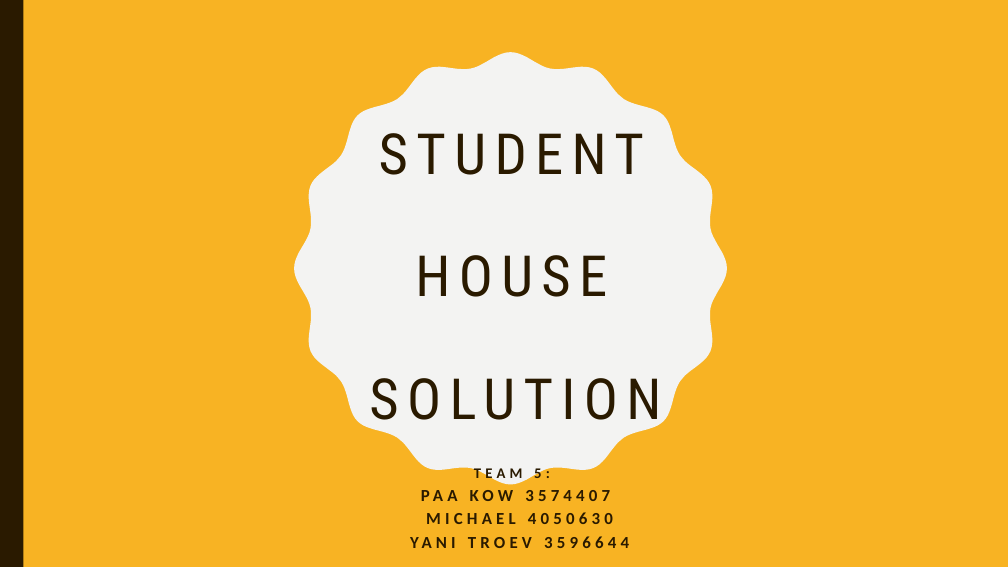
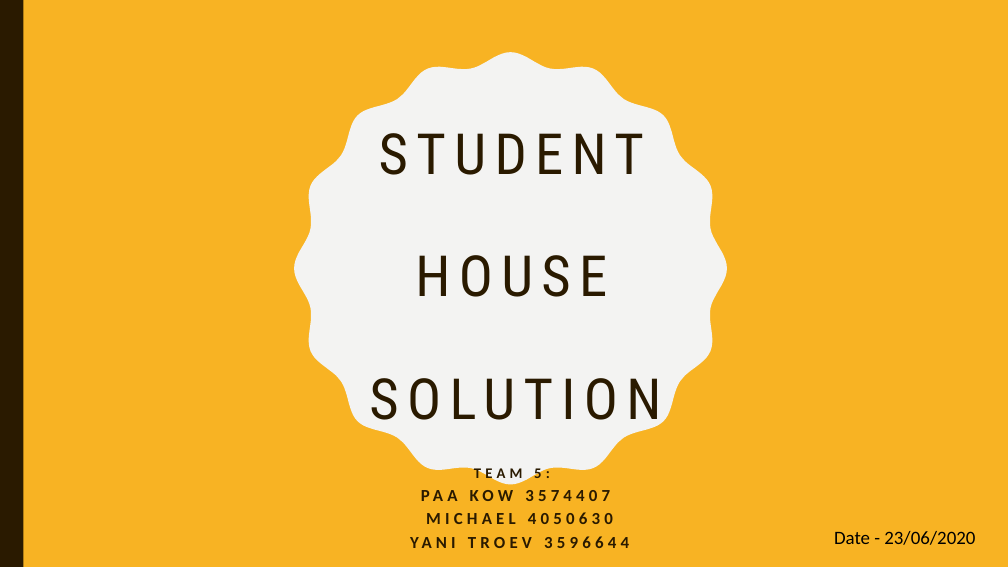
Before and after one commit to Mikey-OG/Advanced-project-Semester-1-Group-5, a slide deck: slide 1 of Project_presentation.pptx. Drawn at 1008x567 pixels with LibreOffice and Linux fonts; fonts in the diff are those of the drawing. Boxes give left, top, right and bottom in pixels: in the first picture for what was removed or moved away, otherwise in the second. Text is boxed around its words. In the diff, an @@ line names an element or a change of style, - is before the commit and + after.

```diff
--- a/Project_presentation.pptx
+++ b/Project_presentation.pptx
@@ text added at <box>834,531,975,545</box>, 18 pt, text #000000 @@
+Date - 23/06/2020
```
Also in this commit, not shown: 1 other slide changed.
